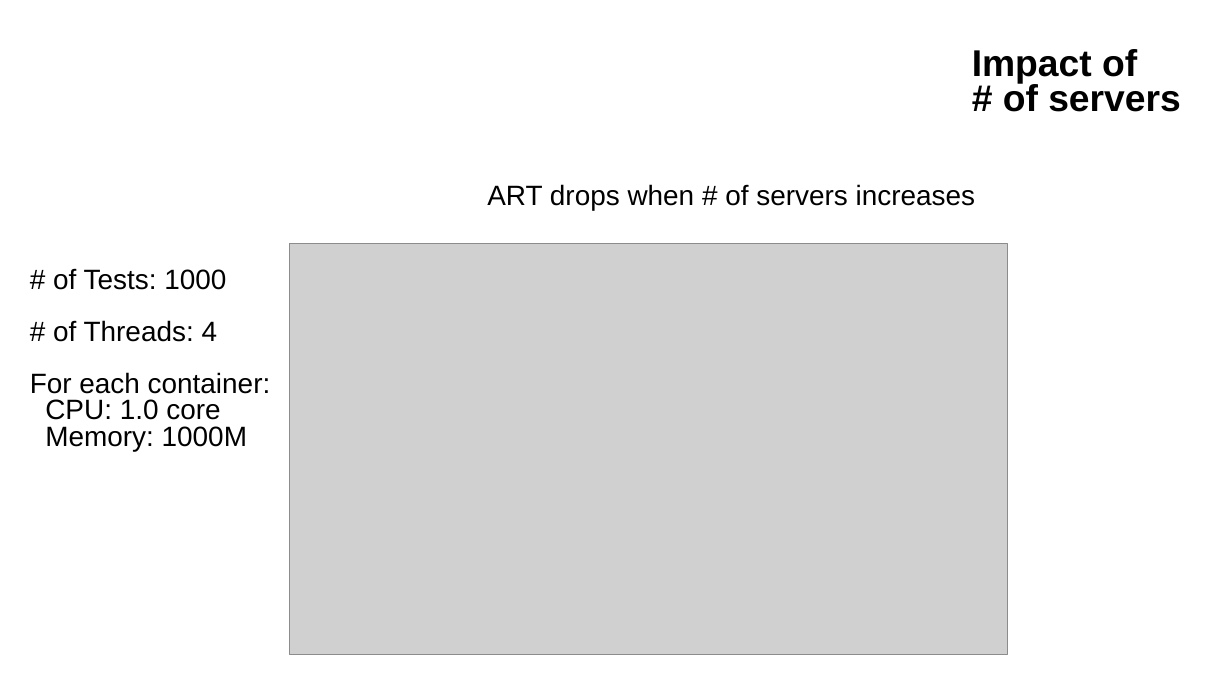
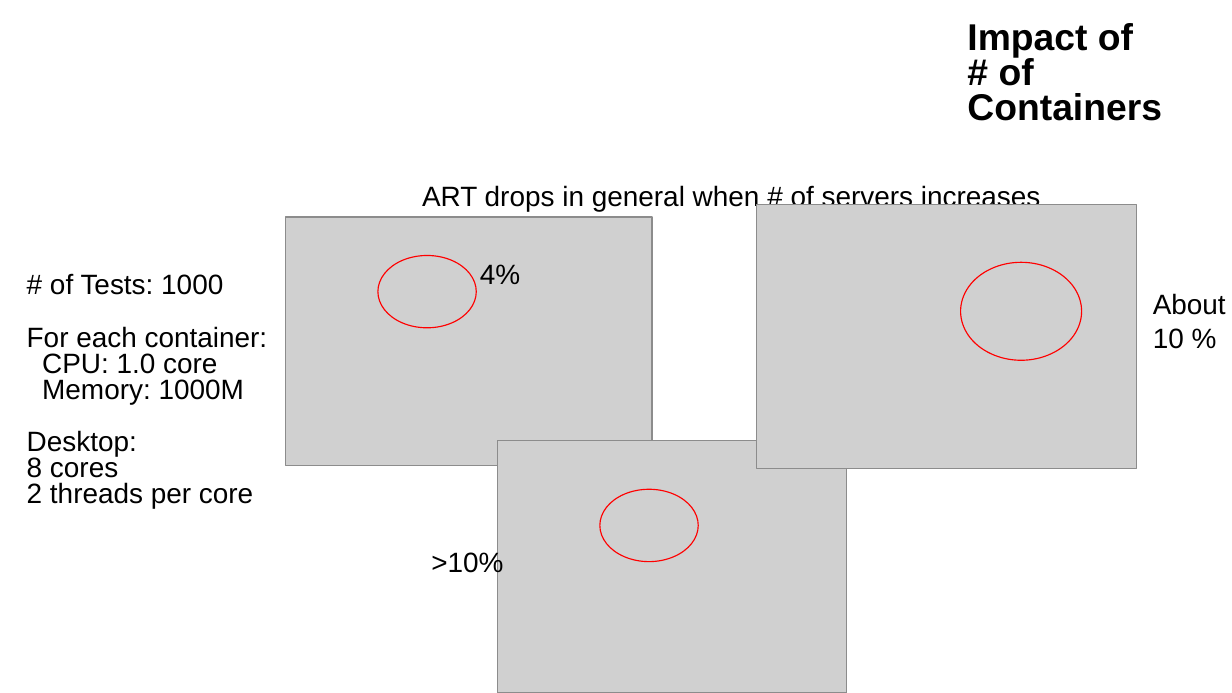
Before and after one commit to bharat-robotics/model_serving, a slide deck: slide 13 of MidTerm_Report/P3-midterm-progress-report-slides.ppt. Drawn at 1232x693 pixels with LibreOffice and Linux fonts; fonts in the diff are those of the drawing; grey boxes stand for pictures; background and template pictures are left out. Boxes give left, top, right and bottom in pixels: in the first picture for what was removed or moved away, otherwise in the second. Text is boxed around its words. In the diff, an @@ line names an element or a change of style, - is before the commit and + after.

Commit message:
more update for slides

```diff
--- a/MidTerm_Report/P3-midterm-progress-report-slides.ppt
+++ b/MidTerm_Report/P3-midterm-progress-report-slides.ppt
@@ text "Impact of" moved from (x1=972, y1=49, x2=1181, y2=112) to (x1=967, y1=23, x2=1161, y2=121) @@
@@ text at (x1=967, y1=56, x2=1161, y2=121): text changed @@
-# of servers
+# of Containers
@@ text at (x1=422, y1=184, x2=1041, y2=211): text changed @@
-ART drops when # of servers increases
+ART drops in general when # of servers increases
@@ picture added at (x1=757, y1=205, x2=1137, y2=470) @@
@@ picture added at (x1=286, y1=217, x2=653, y2=466) @@
@@ ellipse added at (x1=378, y1=256, x2=476, y2=329), outline #FF0000 0.74 pt @@
@@ text added at (x1=480, y1=264, x2=520, y2=284), 18 pt, text #000000 @@
+4%
@@ ellipse added at (x1=961, y1=263, x2=1082, y2=361), outline #FF0000 0.74 pt @@
@@ text added at (x1=1153, y1=293, x2=1226, y2=349), 18 pt, text #000000 @@
+About 10 %
@@ text at (x1=53, y1=320, x2=218, y2=342): paragraph removed @@
-# of Threads: 4
@@ text at (x1=27, y1=430, x2=253, y2=509): paragraphs added @@
+Desktop:
+8 cores
+2 threads per core
@@ picture resized from (x1=290, y1=244, x2=1007, y2=654) to (x1=497, y1=440, x2=846, y2=693) @@
@@ ellipse added at (x1=600, y1=490, x2=699, y2=562), outline #FF0000 0.74 pt @@
@@ text added at (x1=431, y1=550, x2=503, y2=577), 18 pt, text #000000 @@
+>10%
```
Also in this commit, not shown: 3 other slides changed, 1 other file.
